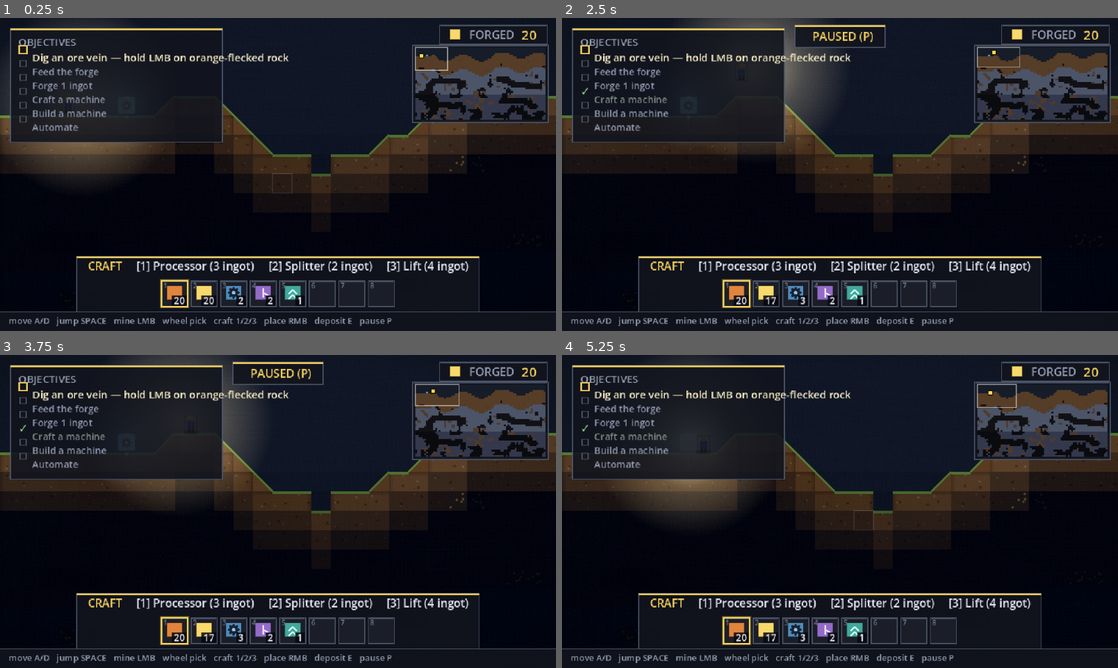
Above: before the commit, frames 1-4 (two rows, left to right).
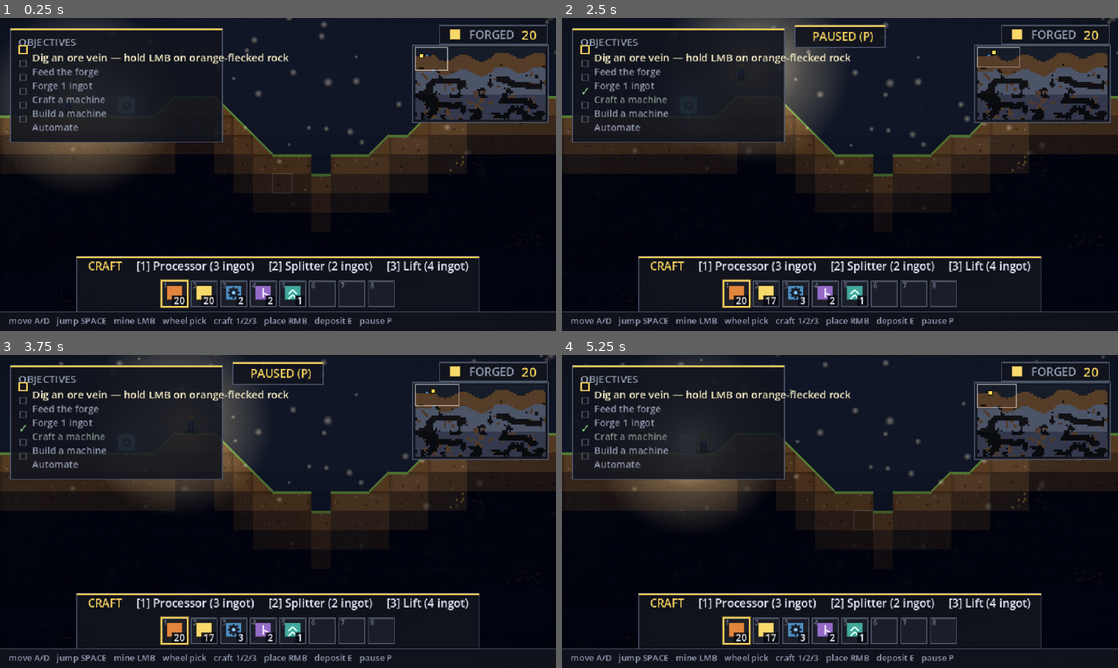
Above: after the commit, the same moments.

Repository: teohondascully/sinkforge
Game: Godot game, scene res://scenes/main.tscn
Two runs of this game, one before a commit and one after it. Both use one fixed random seed, a clock stepped at 60 frames per second and the inputs below.
Inputs (mouse positions are in pixels of both pictures, inside the frame that each line leads up to):
- Up to frame 1 (0.25 s): no input
- Up to frame 2 (2.5 s): tap Enter at 0.5 s; move the mouse to (962, 158) at 0.52 s; hold Right 0.53-1.25 s; tap P at 0.6 s; click (962, 158) at 0.67 s; tap Space at 0.77, 2 s; drag from (728, 190) to (812, 237) at 1.27 s; move the mouse to (895, 105) at 2.02 s; hold Right from 2.03 s (still down); tap 1 at 2.1 s
- Up to frame 3 (3.75 s): release Right at 2.75 s; drag from (250, 574) to (111, 464) at 2.77 s; move the mouse to (444, 558) at 3.52 s; hold Left from 3.53 s (still down); tap E at 3.6 s
- Up to frame 4 (5.25 s): tap Space at 3.77 s; release Left at 4.25 s; drag from (673, 464) to (756, 433) at 4.27 s; tap Enter at 5 s; move the mouse to (867, 511) at 5.02 s; hold Left from 5.03 s (still down); tap P at 5.1 s; click (867, 511) at 5.17 s

The runs differ from the first frame. In frame 1, 0.3% of the frame differs, in the area x 12-100%, y 0-56%; in frame 2, 0.3%; in frame 3, 0.3%; in frame 4, 0.3%.

Commit message:
modern-fx: GPUParticles2D ambient dust motes (b/MODERN_FEEL #2)
The modern particle lever: a continuous GPUParticles2D haze of dust motes drifting
in the cave air — the "alive, dusty" depth both reference vibes have. Pure
atmosphere; the sim never knows.

- A GPUParticles2D (130 motes, soft radial dot, slow turbulent drift, ~barely-there
 gravity) sized to the camera view and repositioned to the camera each frame, so
 the haze always fills the screen.
- z 45 — BELOW the lighting veil (50) + light pools (51) — so a mote is near-dark
 in the gloom and lit warm where the head-lamp / glow reaches: dust catching the
 light, not flat overlaid specks.
- The CPU event-juice (dig/land/place/collect bursts) stays — it works; this adds
 the continuous ambient layer it didn't cover.

Harness: sim ALL PASS, 5/5 play-goals MET, motion in tolerance, no walk snaps
(GPUParticles2D is headless-safe); capture shows motes glowing in the lamp pool.

Diff:
--- a/scenes/main.gd
+++ b/scenes/main.gd
@@ -50,6 +50,9 @@
 var _step_dist: float = 0.0       ## accumulated walk distance, for periodic footstep dust
 ## The tutorial chain (representation-layer legibility — the "how do I play?" signpost). Reads the sim.
 var _objectives: Objectives
+## GPU ambient dust motes (docs/MODERN_FEEL.md) — a continuous GPUParticles2D haze that drifts in the
+## air and catches the lamp light. Pure atmosphere; follows the camera each frame.
+var _motes: GPUParticles2D
 
 
 func _ready() -> void:
@@ -157,6 +160,8 @@
 	we.environment = env
 	add_child(we)
 
+	_setup_ambient_motes()
+
 	# The screen-space LENS pass — vignette + film grain + a whisper of chromatic aberration, on a
 	# full-screen ColorRect on a CanvasLayer BELOW the HUD (layer 5 < HUD's 10), so the WORLD gets the
 	# lens and the UI stays crisp. Reads the composited screen; sits under the WorldEnvironment glow.
@@ -169,6 +174,55 @@
 	lens.mouse_filter = Control.MOUSE_FILTER_IGNORE
 	fx_layer.add_child(lens)
 	add_child(fx_layer)
+
+
+## A continuous GPUParticles2D haze of dust motes drifting in the air — the modern particle lever
+## (docs/MODERN_FEEL.md). It fills the camera view (repositioned to the camera each frame) and sits at
+## z 45, BELOW the lighting veil (z 50) + light pools (z 51), so a mote is dark in the gloom and lit
+## warm where the lamp/glow reaches — "dust catching the light." Pure atmosphere; never touches the sim.
+func _setup_ambient_motes() -> void:
+	var view: Vector2 = Vector2(Hud.CANVAS) / CAMERA_ZOOM    # world area the camera shows
+	var mat := ParticleProcessMaterial.new()
+	mat.emission_shape = ParticleProcessMaterial.EMISSION_SHAPE_BOX
+	mat.emission_box_extents = Vector3(view.x * 0.6, view.y * 0.6, 1.0)  # a touch wider than the view
+	mat.direction = Vector3(0.2, 1.0, 0.0)
+	mat.spread = 180.0
+	mat.gravity = Vector3(0.0, 5.0, 0.0)                     # a barely-there settle
+	mat.initial_velocity_min = 2.0
+	mat.initial_velocity_max = 11.0
+	mat.damping_min = 1.0
+	mat.damping_max = 4.0
+	mat.scale_min = 0.5
+	mat.scale_max = 1.7
+	mat.color = Color(1.0, 0.94, 0.82, 0.40)                 # warm dust; the lamp tints it brighter
+	mat.turbulence_enabled = true                            # organic, swirling drift
+	mat.turbulence_noise_strength = 4.0
+	mat.turbulence_noise_scale = 1.4
+	_motes = GPUParticles2D.new()
+	_motes.process_material = mat
+	_motes.texture = _make_mote_texture()
+	_motes.amount = 130
+	_motes.lifetime = 7.0
+	_motes.preprocess = 5.0                                  # start with a full field, not an empty screen
+	_motes.z_index = 45
+	_motes.z_as_relative = false
+	add_child(_motes)
+
+
+## A tiny soft round dot for a single mote (radial alpha falloff) so motes read as out-of-focus specks
+## of dust rather than hard pixels.
+func _make_mote_texture() -> GradientTexture2D:
+	var g := Gradient.new()
+	g.offsets = PackedFloat32Array([0.0, 0.5, 1.0])
+	g.colors = PackedColorArray([Color(1, 1, 1, 1.0), Color(1, 1, 1, 0.5), Color(1, 1, 1, 0.0)])
+	var t := GradientTexture2D.new()
+	t.gradient = g
+	t.width = 12
+	t.height = 12
+	t.fill = GradientTexture2D.FILL_RADIAL
+	t.fill_from = Vector2(0.5, 0.5)
+	t.fill_to = Vector2(1.0, 0.5)
+	return t
 
 
 ## Build the starting world through the world-engine handshake (docs/WORLDGEN.md): a swappable
@@ -207,6 +261,8 @@
 		_collect_ground_under_player()
 	_update_mining(delta)  # refreshes _aim from the mouse
 	_update_juice(delta)
+	if _motes != null and _camera != null:
+		_motes.position = _camera.get_screen_center_position()  # keep the haze over the view
 	if _objectives != null:
 		_objectives.refresh(delta)
 	# Push the cursor + its computed affordances to the view (it can't derive reach/placeable itself).
